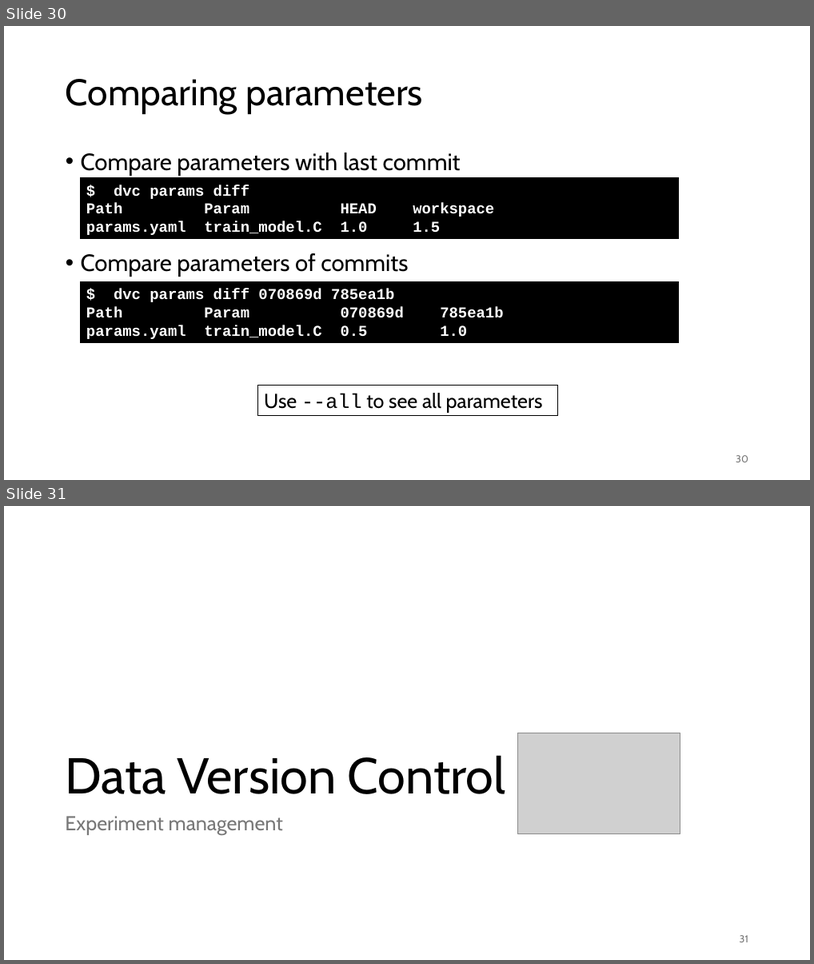
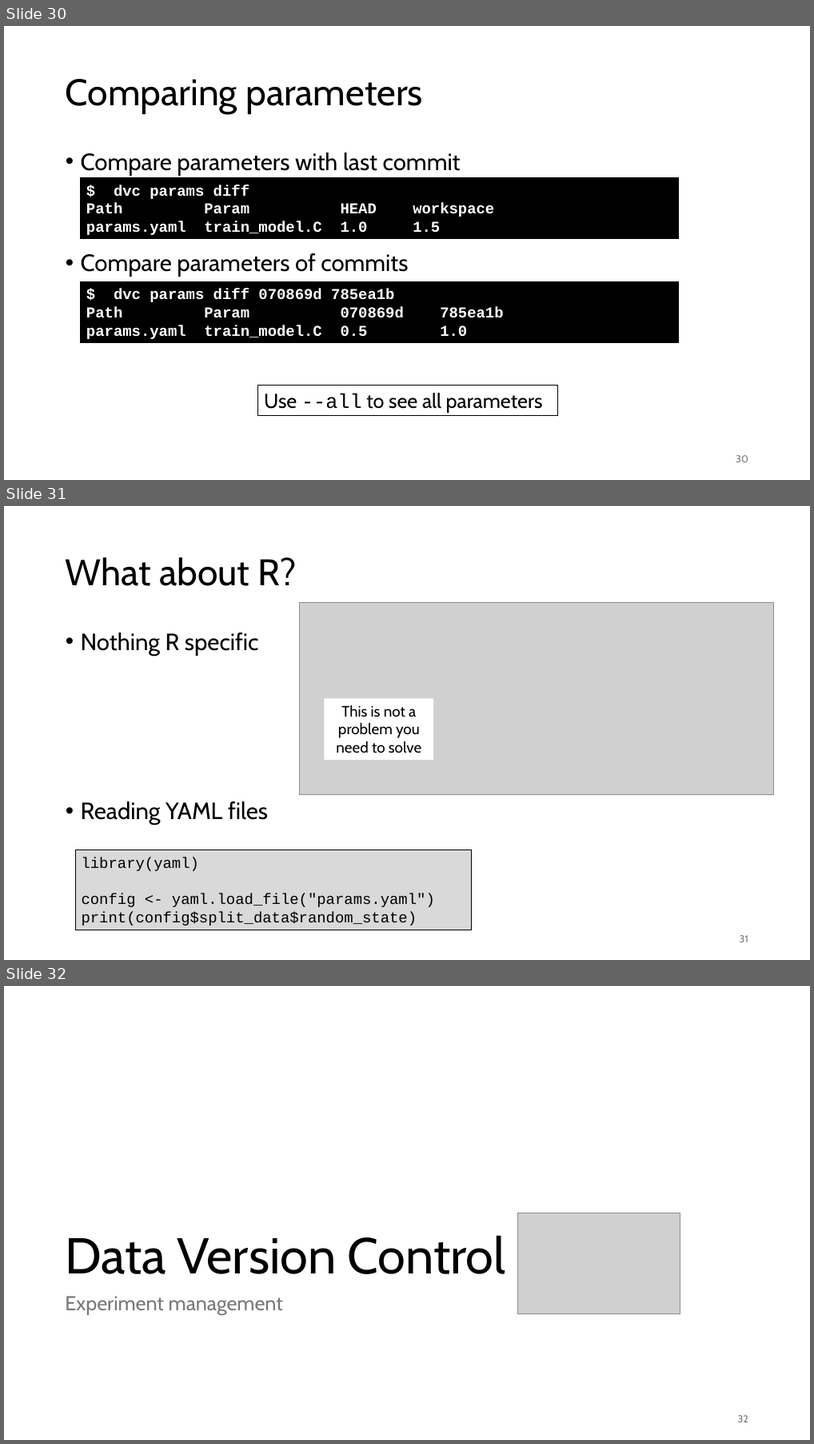
Before and after one commit to gjbex/MLOps-on-HPC, a slide deck: mlops_on_hpc.pptx. Shown one above the other, each under a label of ours: slides 30 and 31 before the commit, slides 30, 31 and 32 after it. The pictures are 814x964 and 814x1444 pixels, drawn with LibreOffice and Linux fonts; fonts in the diff are those of the drawing; grey boxes stand for pictures. Boxes give left, top, right and bottom in pixels: in the first picture for what was removed or moved away, otherwise in the second. Text is boxed around its words. In the diff, an @@ line names an element or a change of style, - is before the commit and + after.

Commit message:
Add slide on reading YAML with R

```diff
--- a/mlops_on_hpc.pptx
+++ b/mlops_on_hpc.pptx
@@ slide 31 added at [4, 506, 810, 960], background #FFFFFF @@
@@ title added at [66, 557, 297, 586], 44 pt, text #000000 @@
+What about R?
@@ picture added at [299, 603, 774, 795] @@
@@ text added at [81, 632, 268, 824], 28 pt, text #000000 @@
+• Nothing R specific
+• Reading YAML files
@@ rectangle added at [325, 698, 434, 760], fill #FFFFFF, 18 pt, text #000000 @@
+This is not a
+problem you
+need to solve
@@ rectangle added at [75, 850, 472, 929], fill #D9D9D9, outline #000000 0.75 pt, 18 pt, text #000000 @@
+library(yaml)
+config <- yaml.load_file("params.yaml")
+print(config$split_data$random_state)
@@ page number added at [740, 935, 749, 942], 12 pt, text #797979 @@
+31
@@ what was slide 31 is now slide 32 @@
@@ page number at [738, 1415, 749, 1422]: text changed @@
-31
+32
```
Also in this commit, not shown: 1 slide changed.
